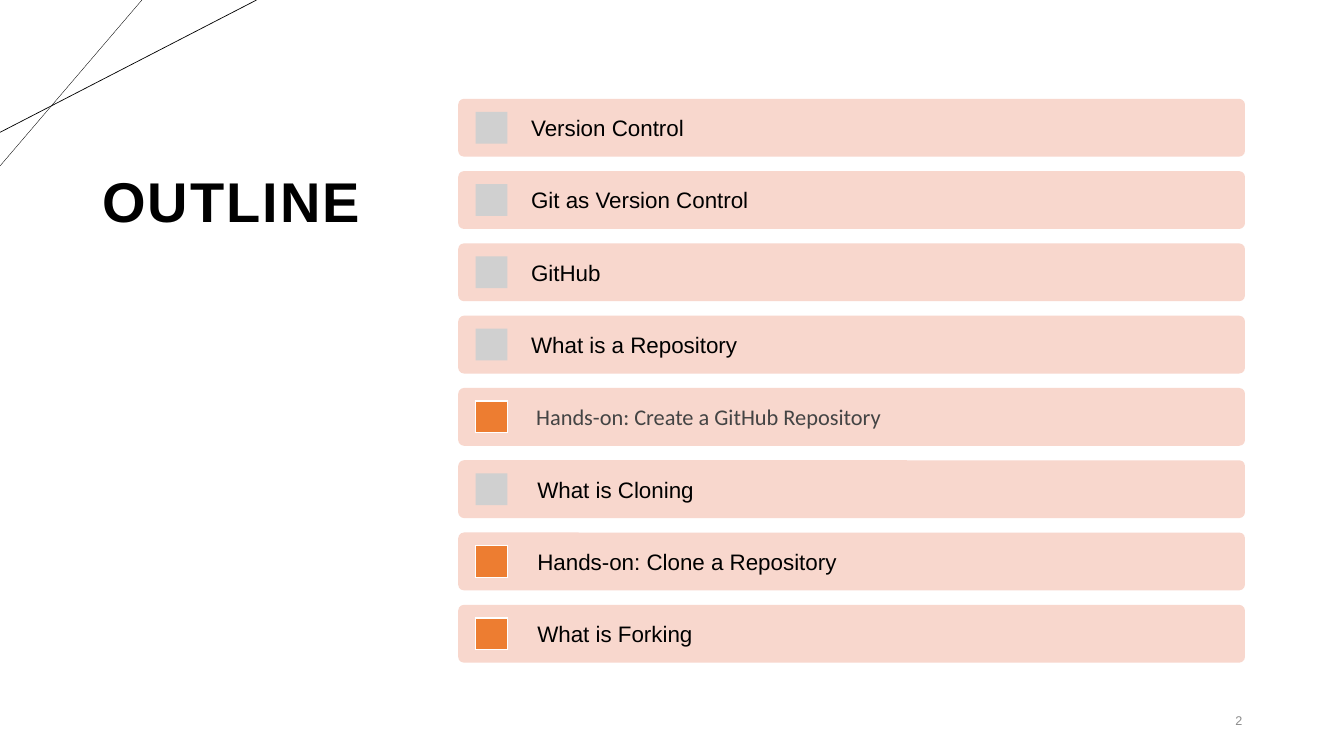
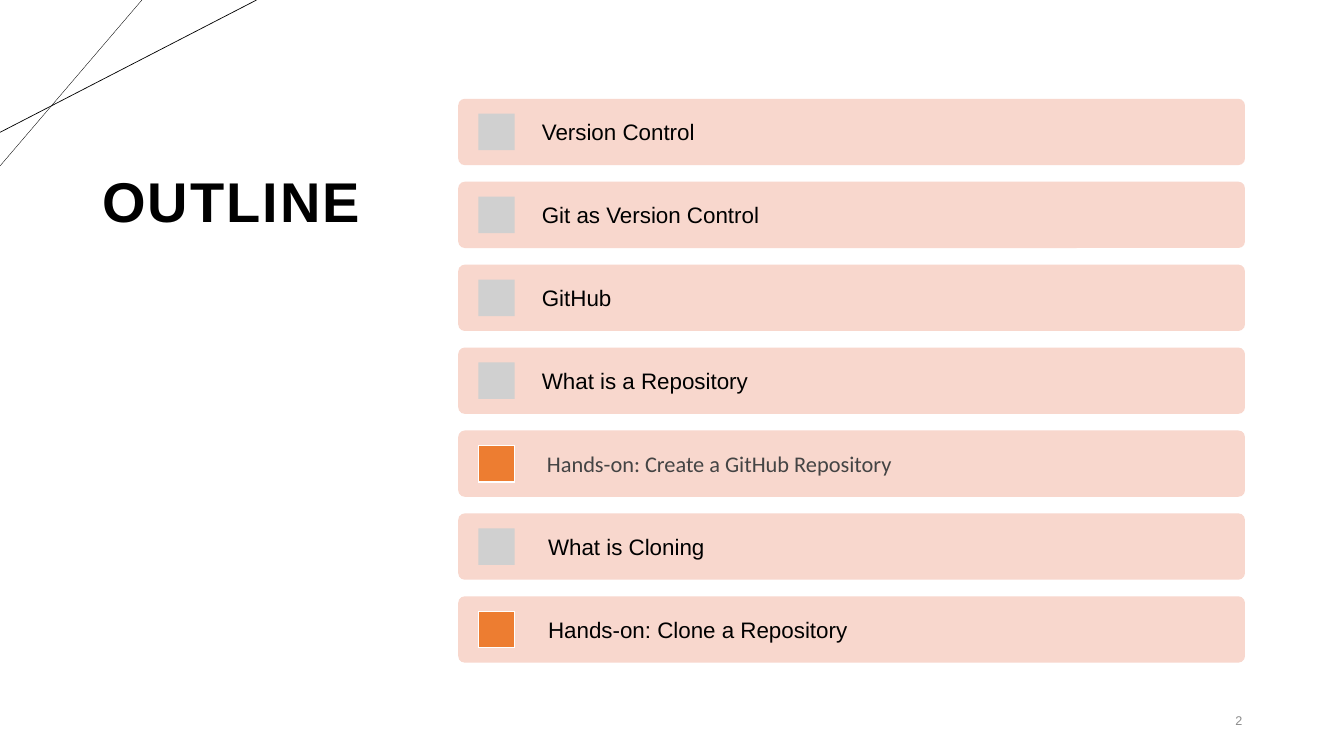
Before and after one commit to cassandra-hui/GitHub-Workshop, a slide deck: slide 2 of Day_1.pptx. Drawn at 1344x756 pixels with LibreOffice and Linux fonts; fonts in the diff are those of the drawing; grey boxes stand for pictures. Boxes give left, top, right and bottom in pixels: in the first picture for what was removed or moved away, otherwise in the second. Text is boxed around its words. In the diff, an @@ line names an element or a change of style, - is before the commit and + after.

```diff
--- a/Day_1.pptx
+++ b/Day_1.pptx
@@ rounded rectangle: place and size @@
-rounded rectangle at <box>459,99,1246,156</box>
+rounded rectangle at <box>459,99,1246,165</box>
@@ picture: place and size @@
-picture at <box>476,112,508,144</box>
+picture at <box>479,114,515,150</box>
@@ text "Version Control": place and size @@
-text "Version Control" at <box>531,119,684,137</box>
+text "Version Control" at <box>542,123,695,141</box>
@@ rounded rectangle: place and size @@
-rounded rectangle at <box>459,171,1246,229</box>
+rounded rectangle at <box>459,181,1246,248</box>
@@ picture added at <box>479,197,515,233</box> @@
@@ text "Git as Version Control": place and size @@
-text "Git as Version Control" at <box>531,191,748,209</box>
+text "Git as Version Control" at <box>542,206,759,224</box>
@@ rounded rectangle: place and size @@
-rounded rectangle at <box>459,243,1246,300</box>
+rounded rectangle at <box>459,265,1246,332</box>
@@ text "GitHub": place and size @@
-text "GitHub" at <box>531,264,600,282</box>
+text "GitHub" at <box>542,289,611,307</box>
@@ picture: place and size @@
-picture at <box>476,256,508,288</box>
+picture at <box>479,279,515,316</box>
@@ rounded rectangle: place and size @@
-rounded rectangle at <box>459,388,1246,446</box>
+rounded rectangle at <box>459,348,1246,414</box>
@@ text "What is a Repository": place and size @@
-text "What is a Repository" at <box>531,336,737,358</box>
+text "What is a Repository" at <box>542,372,748,394</box>
@@ picture added at <box>479,363,515,399</box> @@
@@ rounded rectangle: place and size @@
-rounded rectangle at <box>459,461,1246,518</box>
+rounded rectangle at <box>459,431,1246,497</box>
@@ rectangle: place and size @@
-rectangle at <box>476,401,508,434</box>
+rectangle at <box>479,446,515,482</box>
@@ text "Hands-on: Create a GitHub Repository": place and size @@
-text "Hands-on: Create a GitHub Repository" at <box>536,409,880,429</box>
+text "Hands-on: Create a GitHub Repository" at <box>547,456,891,476</box>
@@ rounded rectangle: place and size @@
-rounded rectangle at <box>459,532,1246,590</box>
+rounded rectangle at <box>459,513,1246,580</box>
@@ picture added at <box>479,528,515,565</box> @@
@@ text "What is Cloning": place and size @@
-text "What is Cloning" at <box>537,481,694,503</box>
+text "What is Cloning" at <box>548,538,705,560</box>
@@ rounded rectangle: place and size @@
-rounded rectangle at <box>459,605,1246,662</box>
+rounded rectangle at <box>459,597,1246,663</box>
@@ text "Hands-on: Clone a Repository": place and size @@
-text "Hands-on: Clone a Repository" at <box>537,553,837,575</box>
+text "Hands-on: Clone a Repository" at <box>548,621,847,643</box>
@@ rectangle: place and size @@
-rectangle at <box>476,618,508,650</box>
+rectangle at <box>479,611,515,647</box>
@@ group removed at <box>459,185,1246,647</box>: 3 pictures, 1 rounded rectangle, 1 rectangle, 1 text @@
-What is Forking
```
Also in this commit, not shown: 2 other slides changed, 2 slides added, 1 slide removed, 5 other files.
